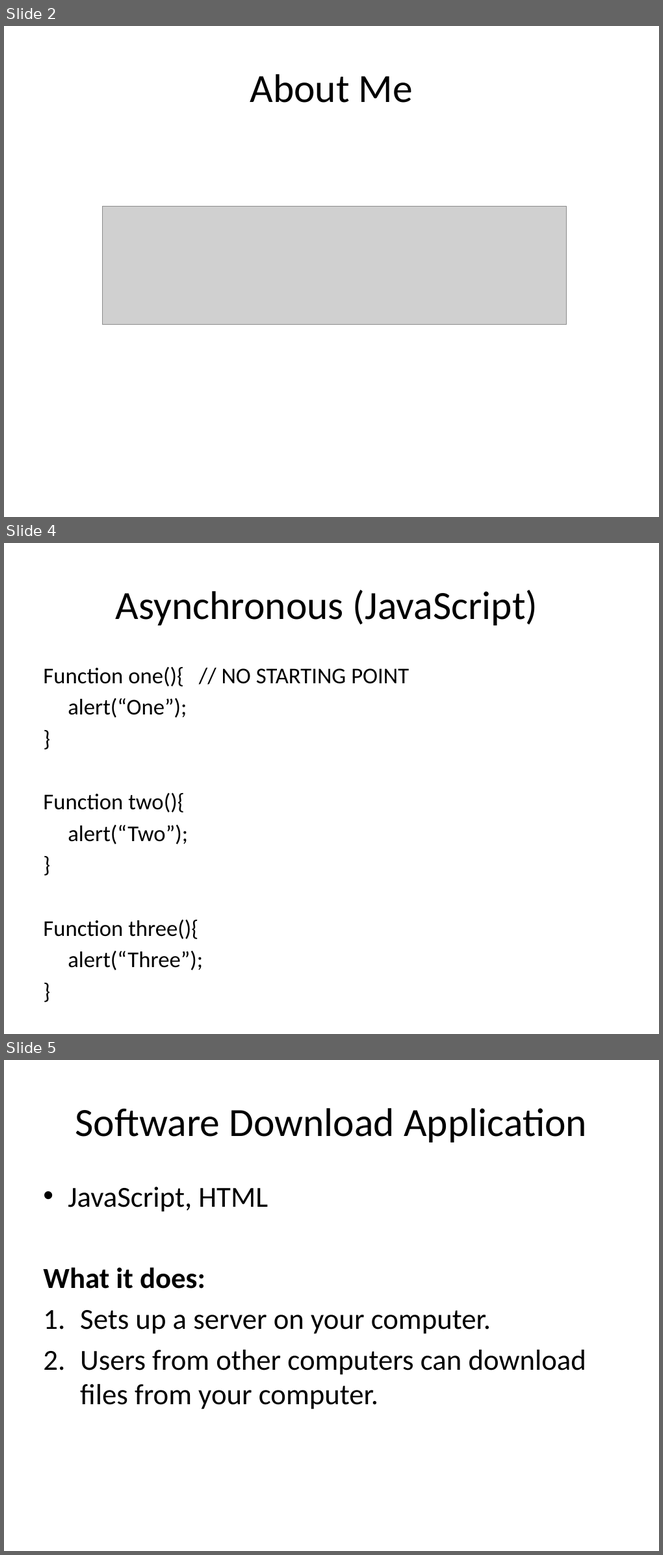
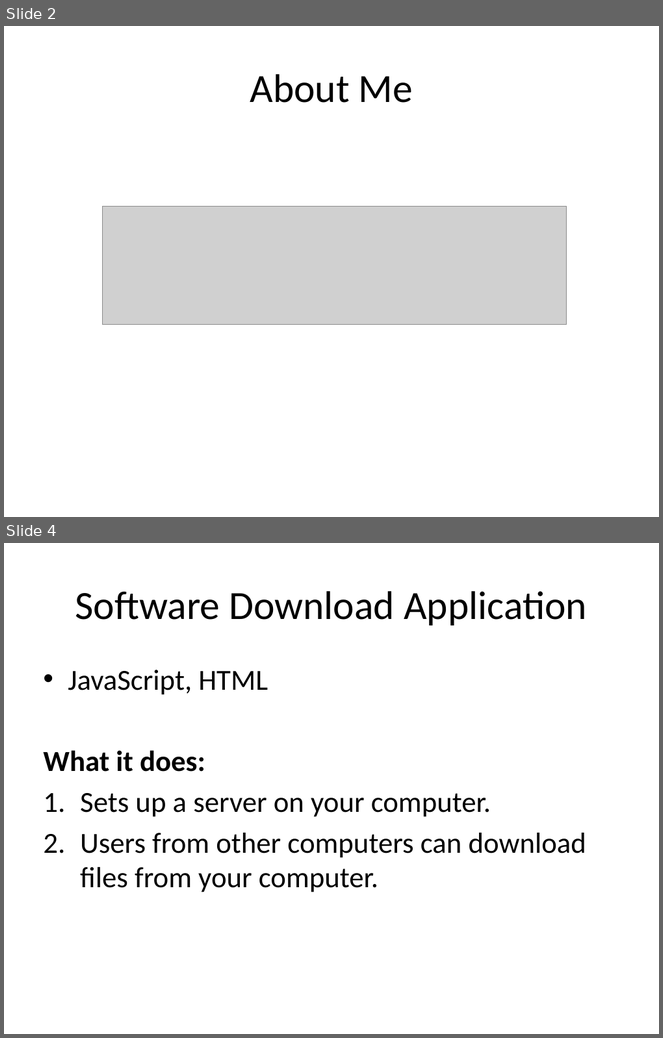
Before and after one commit to StephenWang123/myApp, a slide deck: internPresentation.pptx. Shown one above the other, each under a label of ours: slides 2, 4 and 5 before the commit, slides 2 and 4 after it; the slides between them are not shown. The pictures are 663x1555 and 663x1038 pixels, drawn with LibreOffice and Linux fonts; fonts in the diff are those of the drawing; grey boxes stand for pictures; background and template pictures are left out. Boxes give left, top, right and bottom in pixels: in the first picture for what was removed or moved away, otherwise in the second. Text is boxed around its words. In the diff, an @@ line names an element or a change of style, - is before the commit and + after.

```diff
--- a/internPresentation.pptx
+++ b/internPresentation.pptx
@@ slide 4 removed at box(4, 543, 659, 1034), background picture (left out) @@
@@ title removed at box(116, 590, 538, 626) @@
-Asynchronous (JavaScript)
@@ text removed at box(43, 667, 409, 971) @@
-Function one(){ // NO STARTING POINT
-alert(“One”);
-}
-Function two(){
-alert(“Two”);
-}
-Function three(){
-alert(“Three”);
-}
@@ what was slide 5 is now slide 4 @@
```
Also in this commit, not shown: 3 slides changed, 1 slide added.
